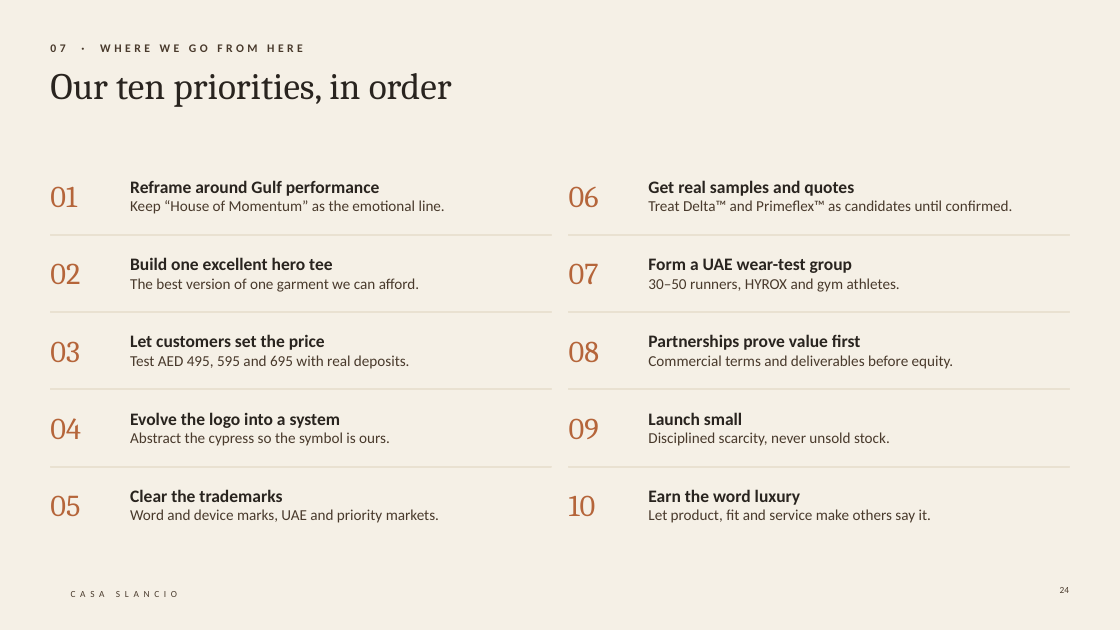
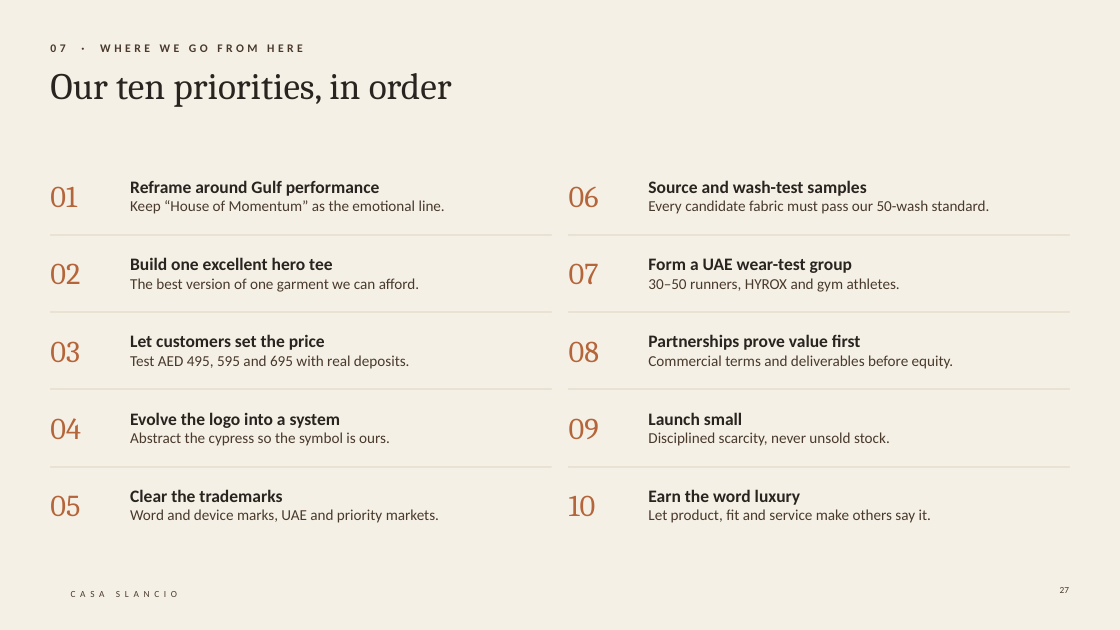
Before and after one commit to mbssssss/world-brief, a slide deck: slide 27 of casa-slancio/Casa_Slancio_Strategy_Presentation.pptx (slide 24 before the commit). Drawn at 1120x630 pixels with LibreOffice and Linux fonts; fonts in the diff are those of the drawing; background and template pictures are left out. Boxes give left, top, right and bottom in pixels: in the first picture for what was removed or moved away, otherwise in the second. Text is boxed around its words. In the diff, an @@ line names an element or a change of style, - is before the commit and + after.

```diff
--- a/casa-slancio/Casa_Slancio_Strategy_Presentation.pptx
+++ b/casa-slancio/Casa_Slancio_Strategy_Presentation.pptx
@@ text at <box>648,180,990,214</box>: text changed @@
-Get real samples and quotes
-Treat Delta™ and Primeflex™ as candidates until confirmed.
+Source and wash-test samples
+Every candidate fabric must pass our 50-wash standard.
```
Also in this commit, not shown: 4 other slides changed, 3 slides added, 1 other file.
